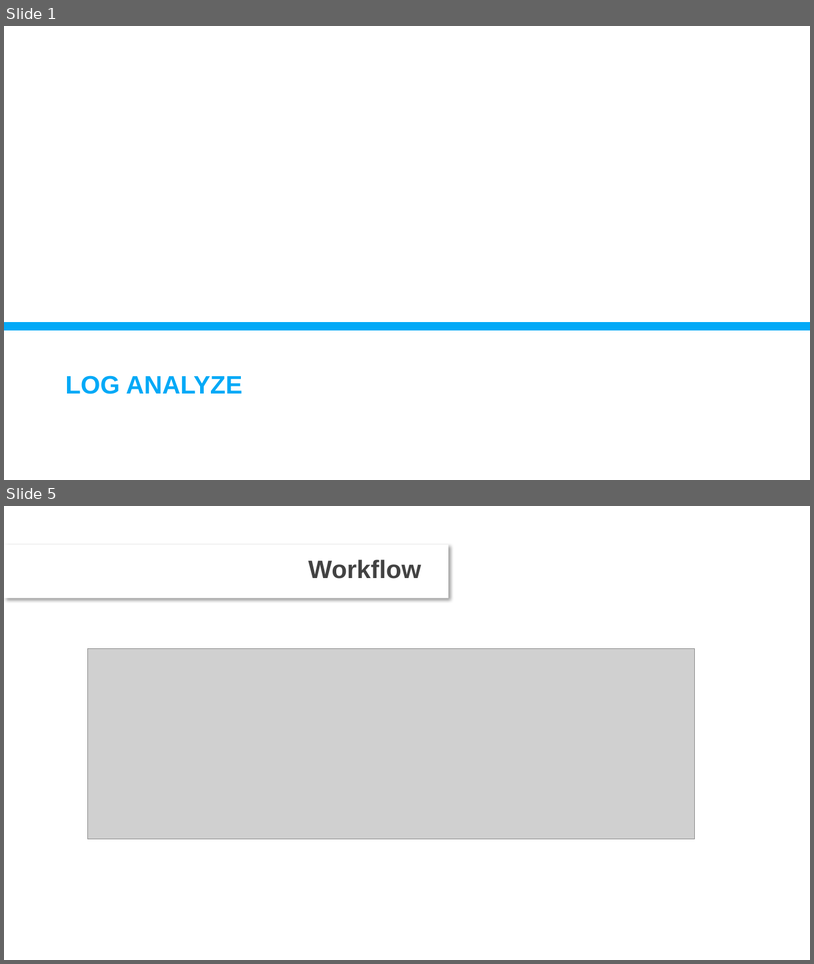
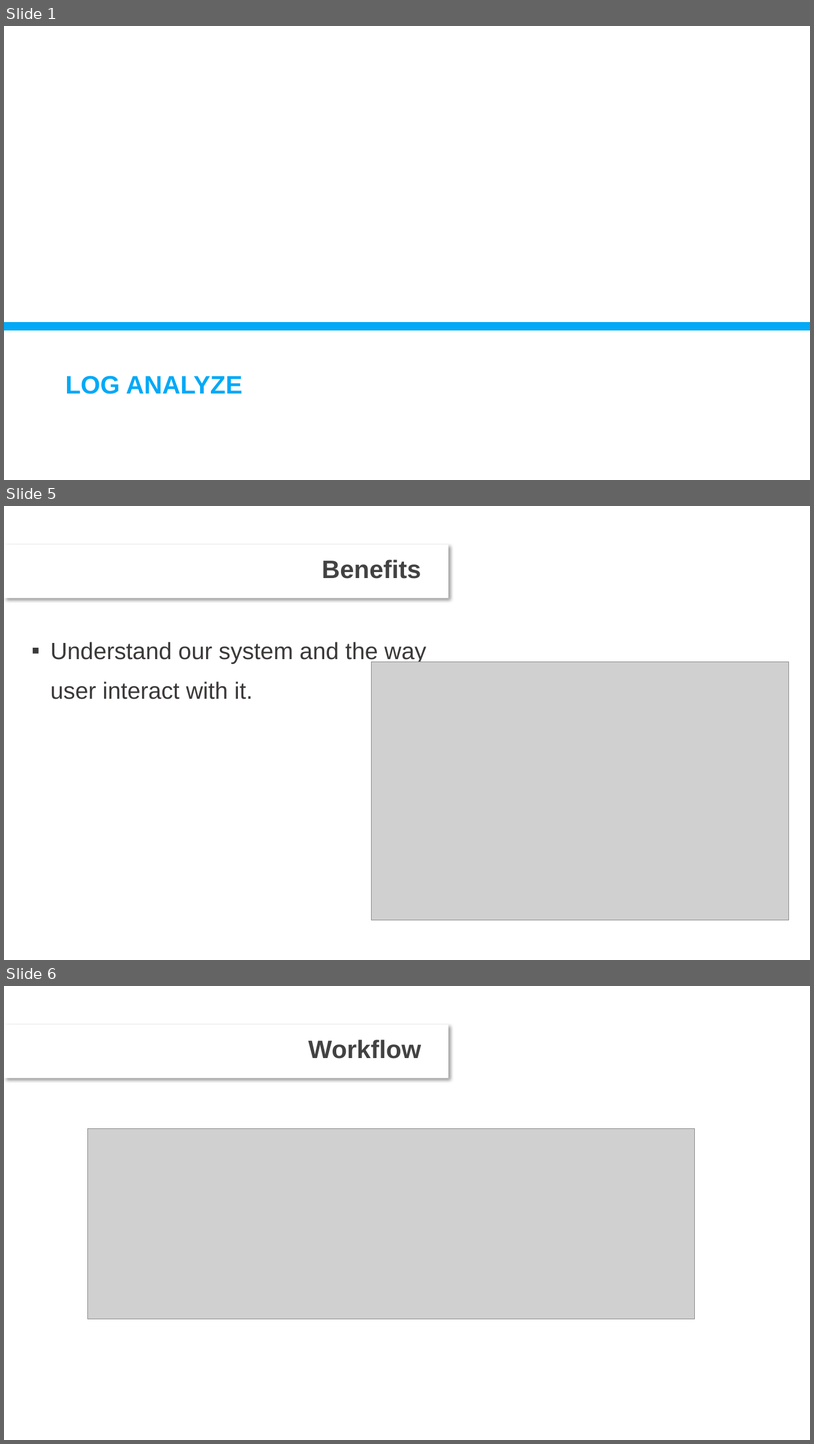
Before and after one commit to DevDay2019-AxonActive/DevDay2019---Advanced-Java, a slide deck: presentations/Log analyze.pptx. Shown one above the other, each under a label of ours: slides 1 and 5 before the commit, slides 1, 5 and 6 after it; the slides between them are not shown. The pictures are 814x964 and 814x1444 pixels, drawn with LibreOffice and Linux fonts; fonts in the diff are those of the drawing; grey boxes stand for pictures; background and template pictures are left out. Boxes give left, top, right and bottom in pixels: in the first picture for what was removed or moved away, otherwise in the second. Text is boxed around its words. In the diff, an @@ line names an element or a change of style, - is before the commit and + after.

```diff
--- a/presentations/Log analyze.pptx
+++ b/presentations/Log analyze.pptx
@@ slide 5 added at [4,506,810,960], background picture (left out); not listed: 1 template element that a slide beside it also shows @@
@@ title added at [322,559,422,579], 30 pt, text #424242, bold @@
+Benefits
@@ text added at [50,642,426,699], 28 pt, text #3B3838 @@
+▪ Understand our system and the way user interact with it.
@@ picture added at [372,662,789,920] @@
@@ what was slide 5 is now slide 6 @@
```
Also in this commit, not shown: 2 slides changed, 1 other slide added, 1 slide removed.
